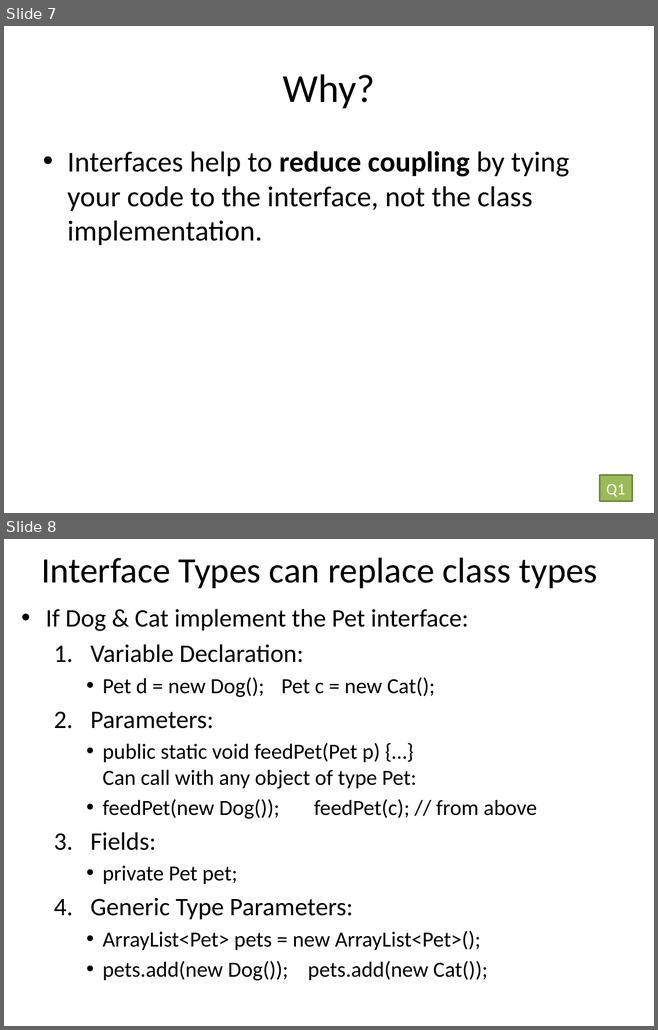
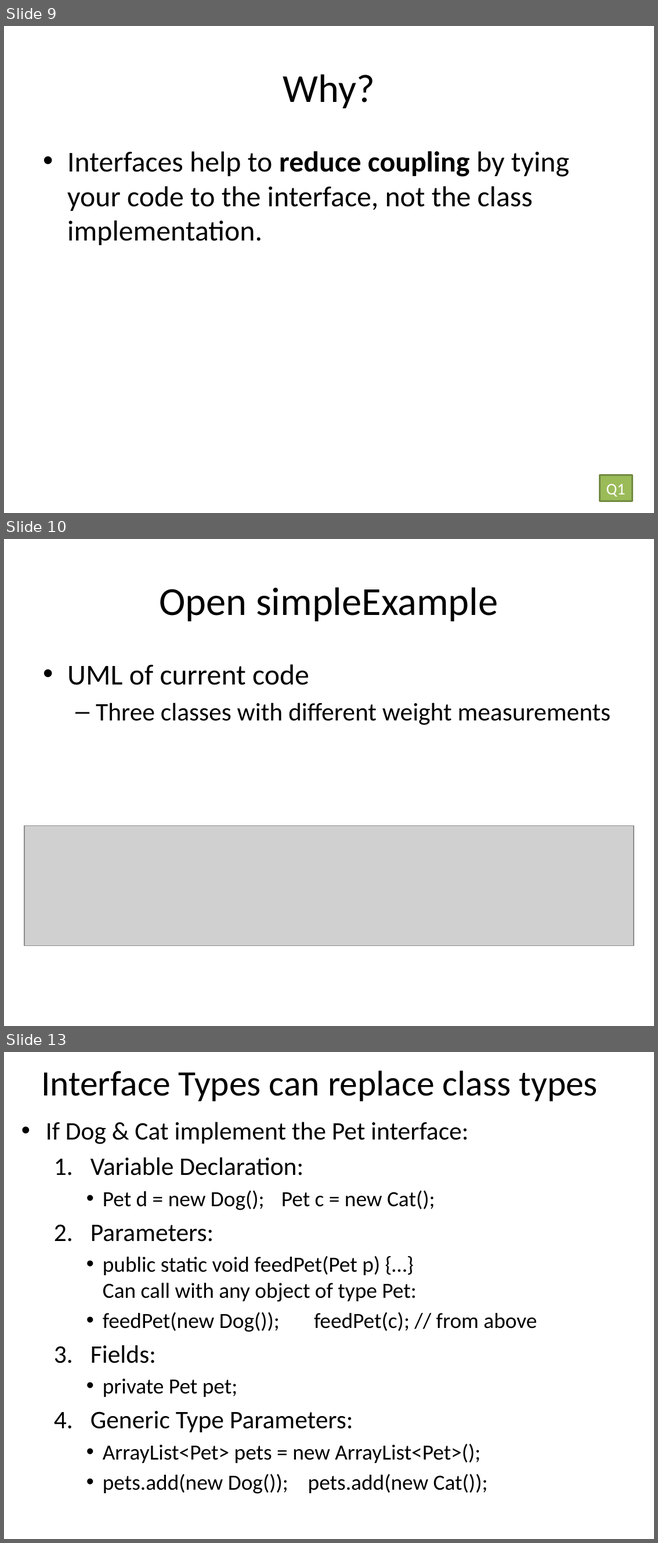
Before and after one commit to RHIT-CSSE/csse220, a slide deck: ClassMaterials/Interfaces/Slides/Interfaces.pptx. Shown one above the other, each under a label of ours: slides 7 and 8 before the commit, slides 9, 10 and 13 after it; the slides between them are not shown. The pictures are 658x1030 and 658x1543 pixels, drawn with LibreOffice and Linux fonts; fonts in the diff are those of the drawing; grey boxes stand for pictures. Boxes give left, top, right and bottom in pixels: in the first picture for what was removed or moved away, otherwise in the second. Text is boxed around its words. In the diff, an @@ line names an element or a change of style, - is before the commit and + after.

```diff
--- a/ClassMaterials/Interfaces/Slides/Interfaces.pptx
+++ b/ClassMaterials/Interfaces/Slides/Interfaces.pptx
@@ slide 10 added at <box>4,539,654,1026</box>, background #FFFFFF @@
@@ title added at <box>159,587,498,621</box>, 44 pt, text #000000 @@
+Open simpleExample
@@ text added at <box>67,664,611,725</box>, 28 pt, text #000000 @@
+• UML of current code
+  – Three classes with different weight measurements
@@ picture added at <box>24,826,633,946</box> @@
@@ what was slide 7 is now slide 9 @@
@@ what was slide 8 is now slide 13 @@
```
Also in this commit, not shown: 1 slide changed, 4 other slides added, 3 slides removed, 3 other files.
